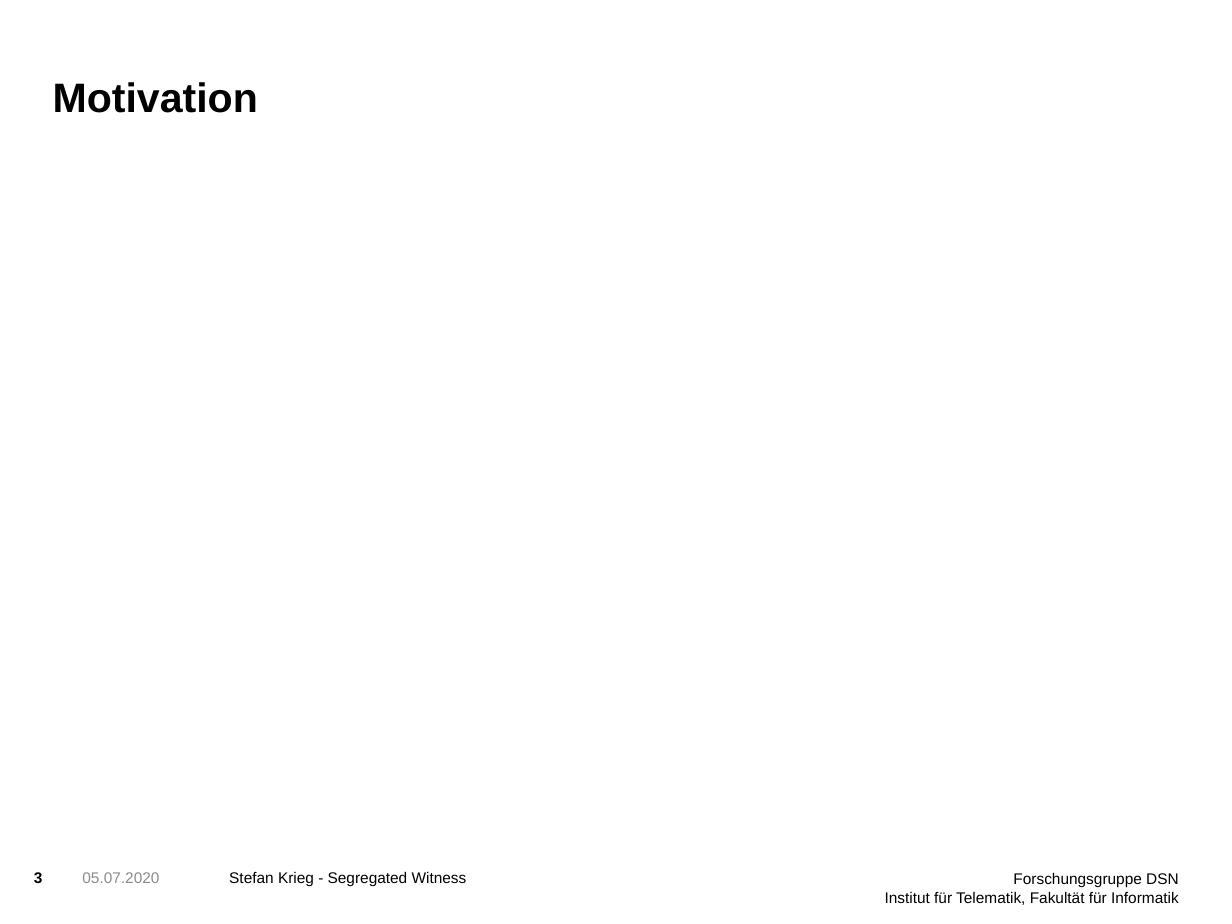
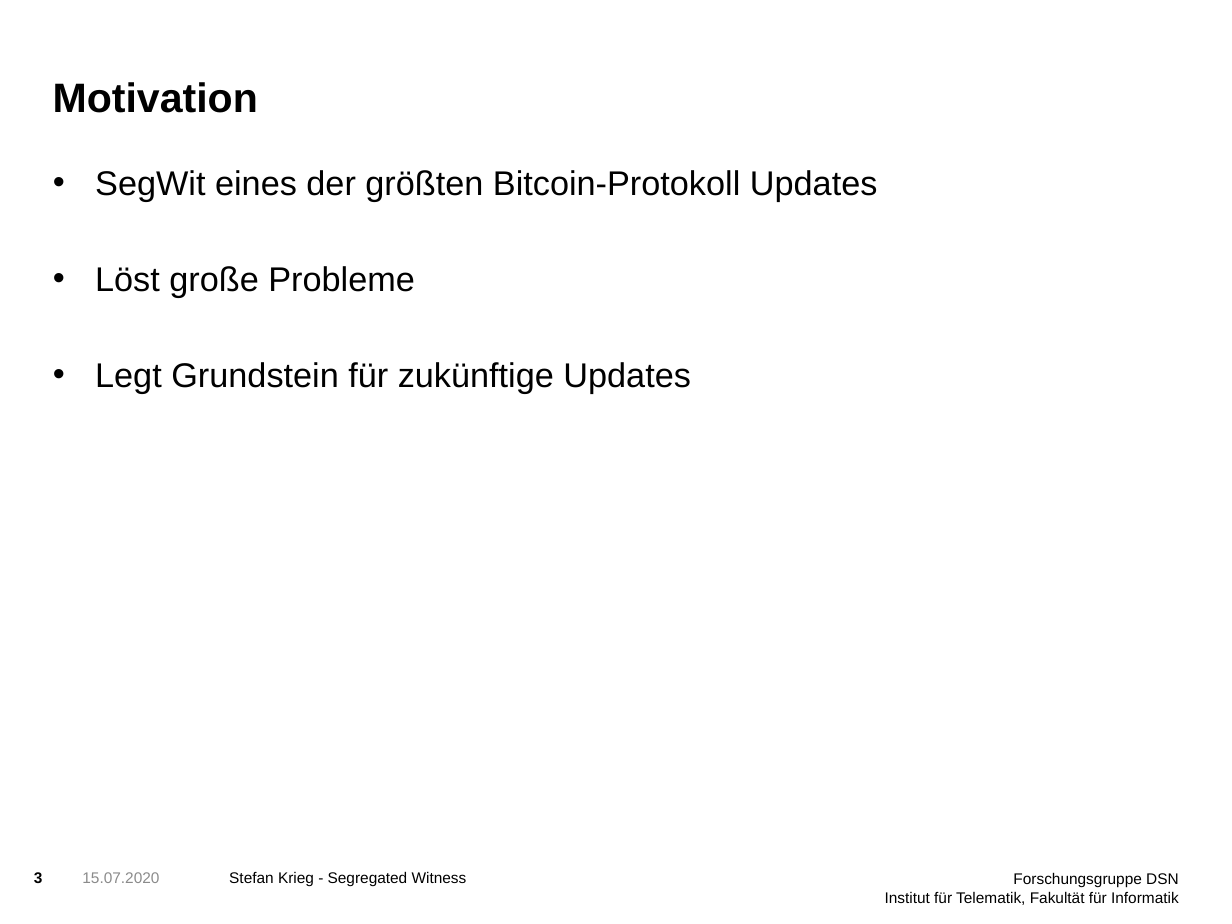
Before and after one commit to StefanDerEchte/SegWit-Proseminar, a slide deck: slide 3 of SegWit Präsentation.pptx. Drawn at 1232x924 pixels with LibreOffice and Linux fonts; fonts in the diff are those of the drawing; background and template pictures are left out. Boxes give left, top, right and bottom in pixels: in the first picture for what was removed or moved away, otherwise in the second. Text is boxed around its words. In the diff, an @@ line names an element or a change of style, - is before the commit and + after.

```diff
--- a/SegWit Präsentation.pptx
+++ b/SegWit Präsentation.pptx
@@ text added at (x1=95, y1=170, x2=878, y2=393), 20 pt, text #000000 @@
+• SegWit eines der größten Bitcoin-Protokoll Updates
+• Löst große Probleme
+• Legt Grundstein für zukünftige Updates
@@ text at (x1=82, y1=872, x2=159, y2=883): text changed @@
-05.07.2020
+15.07.2020
```
Also in this commit, not shown: 16 other slides changed, 1 slide added, 4 other files.
